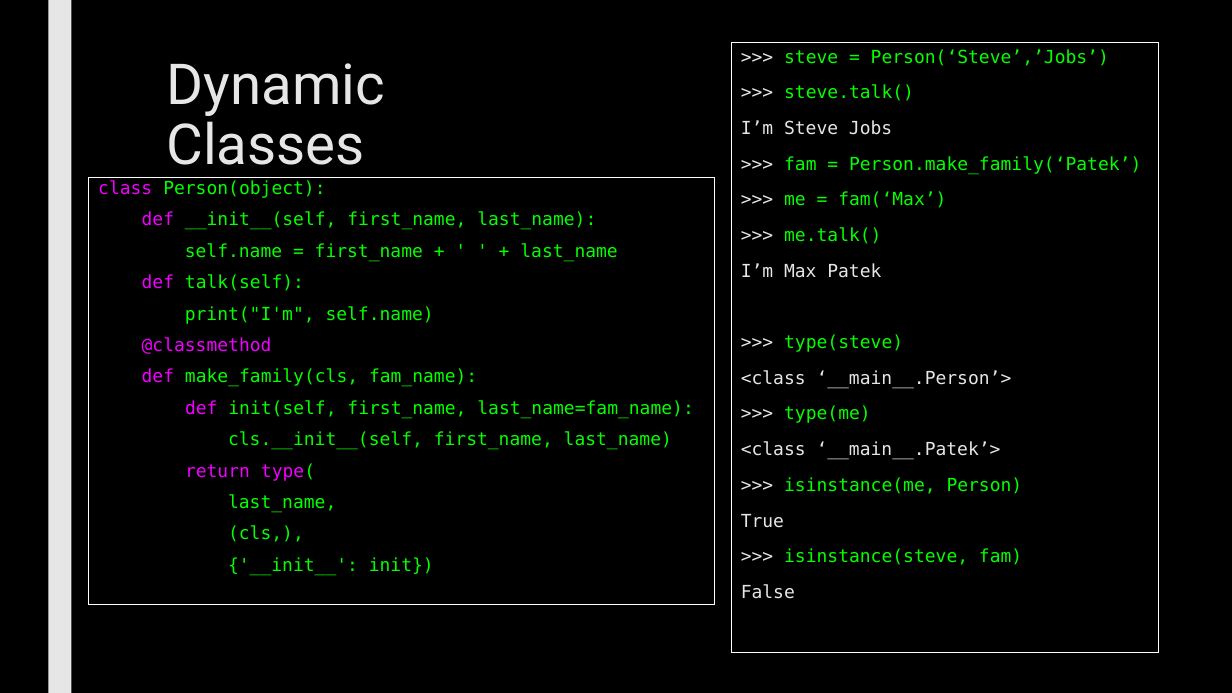
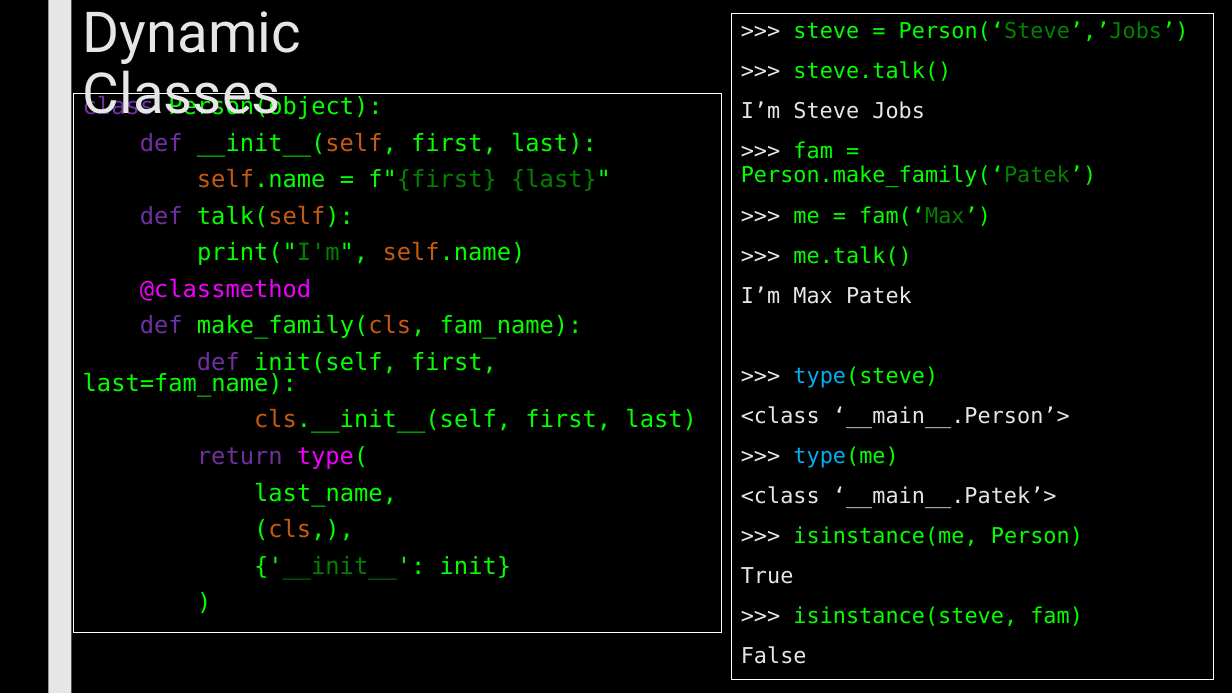
Before and after one commit to max7patek/metaprogramming, a slide deck: slide 6 of slides/05-Metaclasses.pptx. Drawn at 1232x693 pixels with LibreOffice and Linux fonts; fonts in the diff are those of the drawing. Boxes give left, top, right and bottom in pixels: in the first picture for what was removed or moved away, otherwise in the second. Text is boxed around its words. In the diff, an @@ line names an element or a change of style, - is before the commit and + after.

```diff
--- a/slides/05-Metaclasses.pptx
+++ b/slides/05-Metaclasses.pptx
@@ title "Dynamic Classes" rewrapped from bbox=[167, 63, 385, 165] to bbox=[83, 11, 301, 117] @@
@@ rectangle ">>> steve = Person(‘Steve’,’Jobs’)": place and size @@
-rectangle ">>> steve = Person(‘Steve’,’Jobs’)" at bbox=[732, 43, 1159, 653]
+rectangle ">>> steve = Person(‘Steve’,’Jobs’)" at bbox=[732, 14, 1214, 679]
@@ rectangle ">>> steve = Person(‘Steve’,’Jobs’)" at bbox=[732, 14, 1214, 679]: size 14 to 17 pt; text colour #05FF00 to #028000 in "Person(‘Steve’,’Jobs’)", "Person.make_family(‘Patek’)", "fam(‘Max’)"; text colour #05FF00 to #00B0F0 in "type(steve)", "type(me)" @@
@@ rectangle "class Person(object):": place and size @@
-rectangle "class Person(object):" at bbox=[89, 177, 714, 605]
+rectangle "class Person(object):" at bbox=[74, 93, 722, 632]
@@ rectangle "class Person(object):" at bbox=[74, 93, 722, 632]: fill none to #000000 @@
@@ text in rectangle at bbox=[83, 95, 583, 541]: size 14 to 18.5 pt in "class Person(object):", "def talk(self):", "print("I'm", self.name)", "@classmethod" and 4 more places; text colour #F200FF to #7030A0 in "class", "def", "def", "return"; text colour #05FF00 to #C55A11 in "talk(self):", "self.name)", "make_family(cls,", "(cls,),"; text colour #05FF00 to #028000 in "print("I'm"," @@
@@ text in rectangle at bbox=[140, 132, 611, 191]: text changed; size 14 to 18.5 pt @@
-def __init__(self, first_name, last_name):
-self.name = first_name + ' ' + last_name
+def __init__(self, first, last):
+self.name = f"{first} {last}"
@@ text in rectangle at bbox=[83, 351, 696, 433]: text changed; size 14 to 18.5 pt @@
-def init(self, first_name, last_name=fam_name):
-cls.__init__(self, first_name, last_name)
+def init(self, first, last=fam_name):
+cls.__init__(self, first, last)
@@ text in rectangle at bbox=[254, 556, 511, 580]: text changed; size 14 to 18.5 pt @@
-{'__init__': init})
+{'__init__': init}
+)
```
Also in this commit, not shown: 9 other slides changed, 3 slides added, 10 slides removed.
